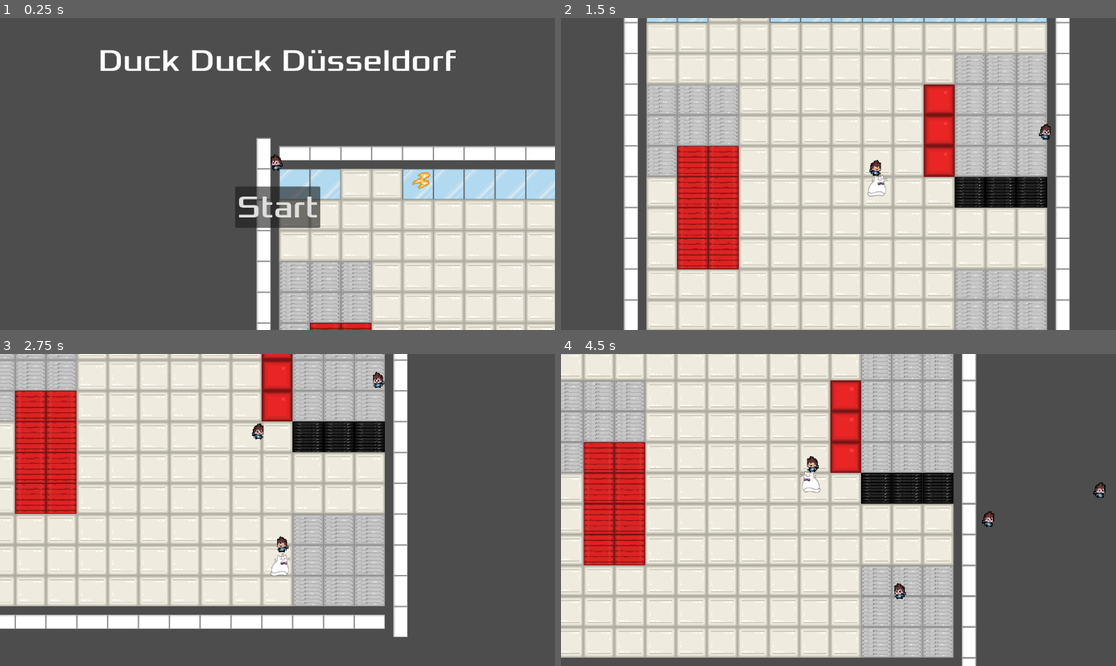
Above: before the commit, frames 1-4 (two rows, left to right).
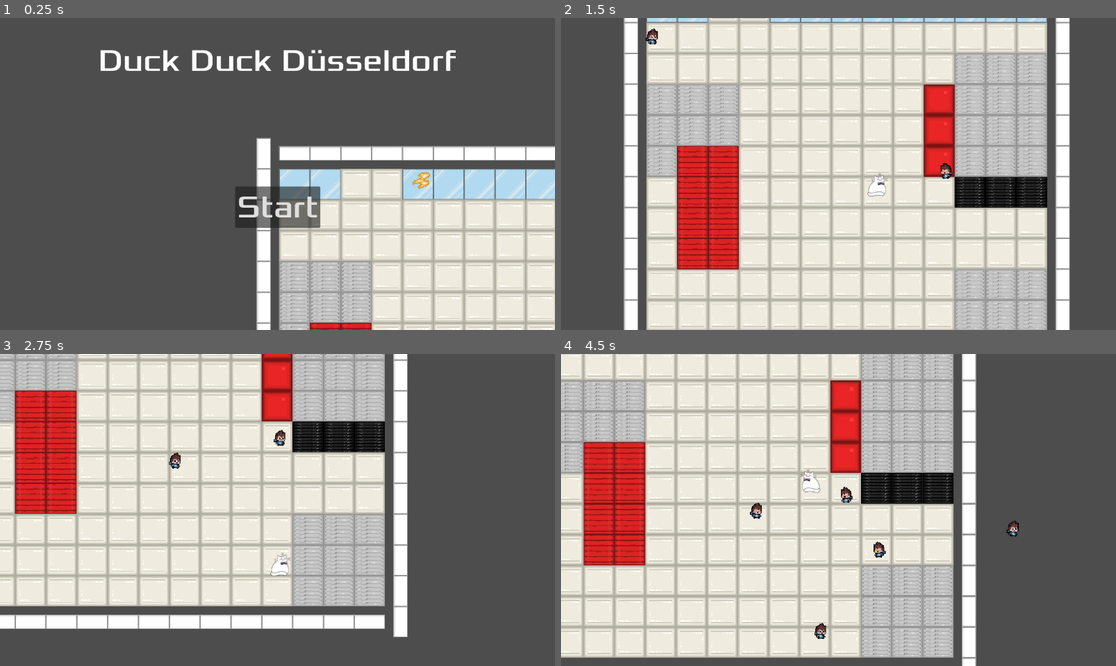
Above: after the commit, the same moments.

Repository: P0127/HSDuckies-Videogame-Group-project-at-HSD
Game: Godot game, scene res://main.tscn
The game is run twice, just before and just after one commit, with the same random seed, the same clock (stepped at 60 frames per second) and the same inputs.
Inputs (mouse positions are in pixels of both pictures, inside the frame that each line leads up to):
- Up to frame 1 (0.25 s): no input
- Up to frame 2 (1.5 s): click "Start" at 0.5 s; move the mouse to (960, 158) at 1.27 s; press the mouse at (960, 158) at 1.28 s; hold D (move_right) from 1.28 s (still down)
- Up to frame 3 (2.75 s): move the mouse to (166, 525) at 2.02 s; release D (move_right) at 2.03 s; release the mouse at (166, 525) at 2.03 s; hold S (move_down) from 2.03 s (still down); click (166, 525) at 2.1 s
- Up to frame 4 (4.5 s): move the mouse to (894, 441) at 2.77 s; release S (move_down) at 2.78 s; press the mouse at (894, 441) at 2.78 s; hold D (move_right) 2.78-3.53 s; tap Mouse wheel up (zoom_in) at 2.85 s; move the mouse to (810, 572) at 3.52 s; release the mouse at (810, 572) at 3.53 s; hold W (move_up) 3.53-4.28 s; tap Mouse wheel down (zoom_out) at 3.6 s; click (810, 572) at 3.8 s; move the mouse to (1005, 556) at 4.27 s; press the mouse at (1005, 556) at 4.28 s; hold A (move_left) from 4.28 s (still down)

The runs differ from the first frame. In frame 1, less than 0.1% of the frame differs, in the area x 48-51%, y 43-49%; in frame 2, 0.3%; in frame 3, 0.4%; in frame 4, 0.8%, in the area x 34-99%, y 32-92%.

Commit message:
small fixes mob collision/mouse tracking

Diff:
--- a/main.gd
+++ b/main.gd
@@ -21,5 +21,5 @@
 	if event.is_action_pressed("click"):
 		if Mob.can_instantiate():
 			var new_Mob = Mob.instantiate()
-			new_Mob.position = $Player.position + get_viewport().get_mouse_position() - Vector2($StartPosition.position)
+			new_Mob.position = $Player.position + get_viewport().get_mouse_position() - Vector2($StartPosition.position) * 0.8 - Vector2(260,0)
 			add_child(new_Mob)
--- a/main.tscn
+++ b/main.tscn
@@ -18,8 +18,6 @@
 [node name="Player" parent="." instance=ExtResource("2_h2yge")]
 speed = 400
 
-[node name="Mob" parent="." instance=ExtResource("4_lquwl")]
-
 [node name="TileMapLayer" parent="." instance=ExtResource("6_7mycd")]
 scale = Vector2(0.1, 0.1)
 
--- a/mob.tscn
+++ b/mob.tscn
@@ -30,6 +30,7 @@
 radius = 221.02
 
 [node name="Mob" type="CharacterBody2D"]
+collision_mask = 16
 script = ExtResource("1_nokgg")
 metadata/_edit_group_ = true
 
Not shown: 1 places in map.tscn that only renumber resources
